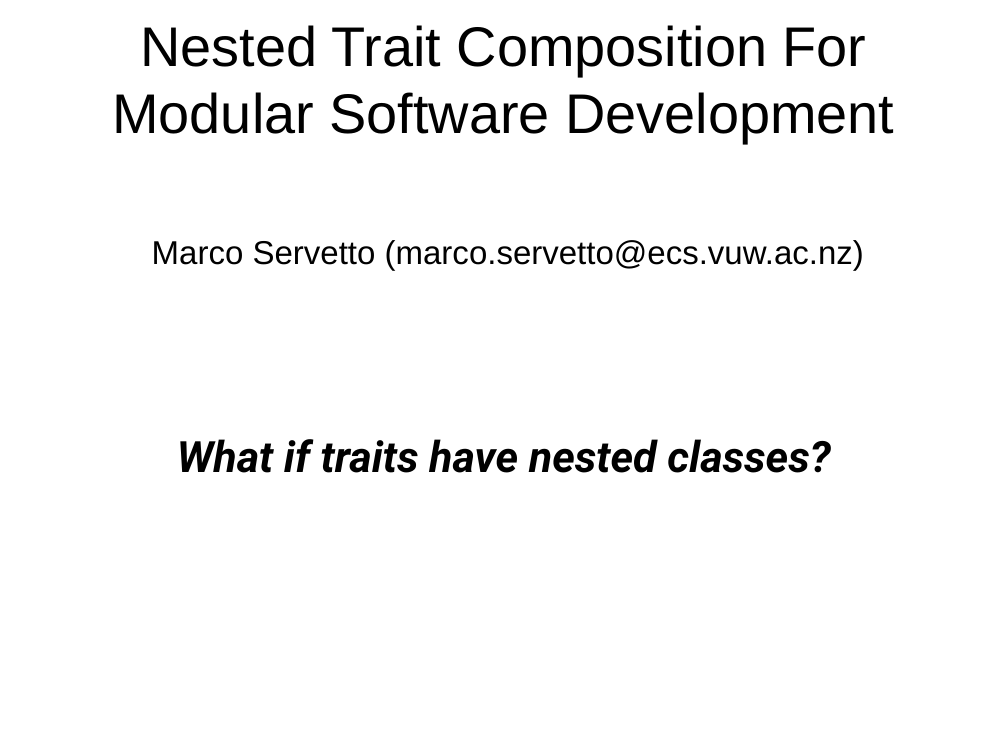
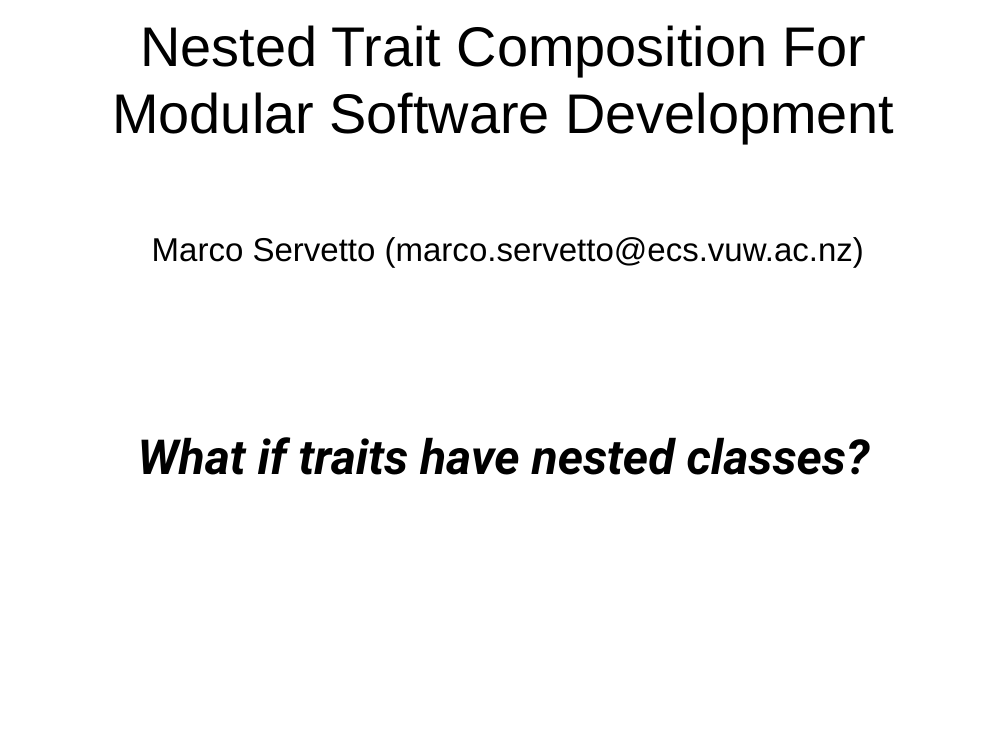
Before and after one commit to ElvisResearchGroup/L42, a slide deck: slide 1 of Main/papers/Sapling1/SaplingTalk.odp. Drawn at 1008x756 pixels with LibreOffice and Linux fonts; fonts in the diff are those of the drawing. Boxes give left, top, right and bottom in pixels: in the first picture for what was removed or moved away, otherwise in the second. Text is boxed around its words. In the diff, an @@ line names an element or a change of style, - is before the commit and + after.

```diff
--- a/Main/papers/Sapling1/SaplingTalk.odp
+++ b/Main/papers/Sapling1/SaplingTalk.odp
@@ subtitle at (138, 437, 870, 475): size 34 to 38 pt in "What if traits have nested classes?" @@
```
Also in this commit, not shown: 20 slides added, 1 other file.
